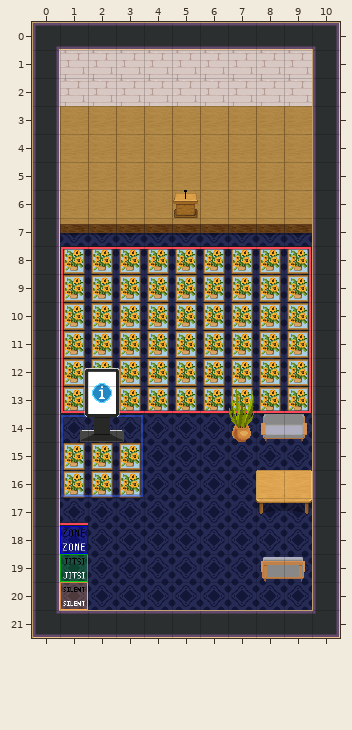
Level history. Tiled map (JSON): maps/lobby.tmj. That is the earlier state.
Cells are 32x32 px. Shown: x 0..10, y 0..21.
After:
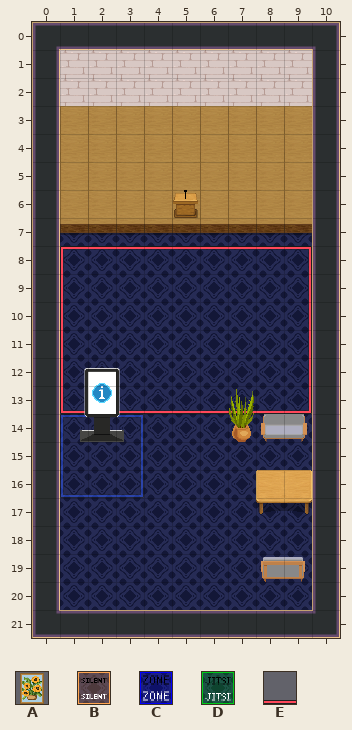
Key: from "WA_Decoration": A 2; from "WA_Special_Zones": B 3, C 7, D 9; from "WA_User_Interface": E 244.
_ is an empty cell.
See-through tiles are keyed as they look on the map.
The author wrote: [FEAT] removed test zone
The edit:
Layer "infos_zone" (now hidden):
y 15..16: x 1..3 AAA -> ___
Layer "selection_zone" (now hidden):
y 8..12: x 1..9 AAAAAAAAA -> _________
y 13: x 1 A -> _; x 3..9 AAAAAAA -> _______
Layer "test" (removed):
y 17: x 1 E -> _
y 18: x 1 C -> _
y 19: x 1 D -> _
y 20: x 1 B -> _
